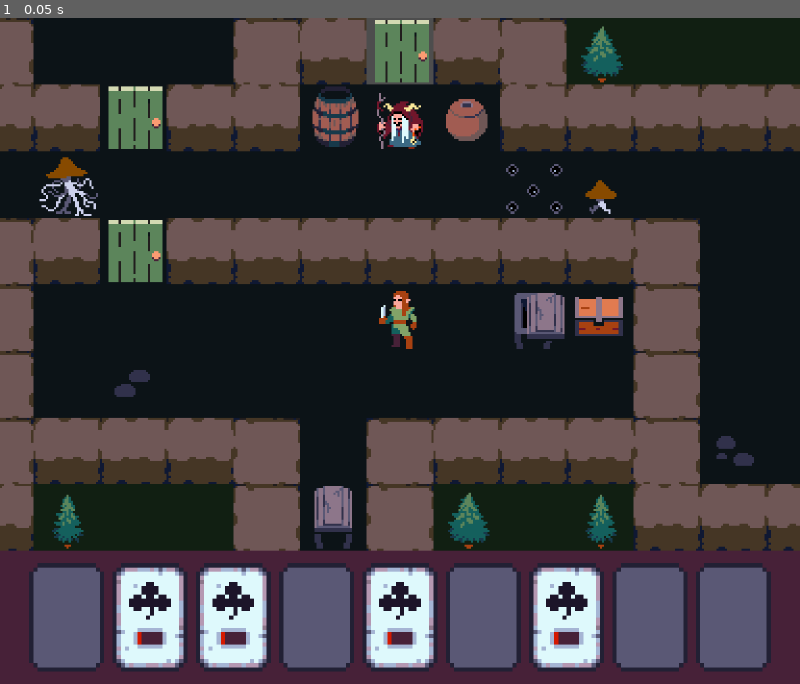
Above: before the commit, frame 1.
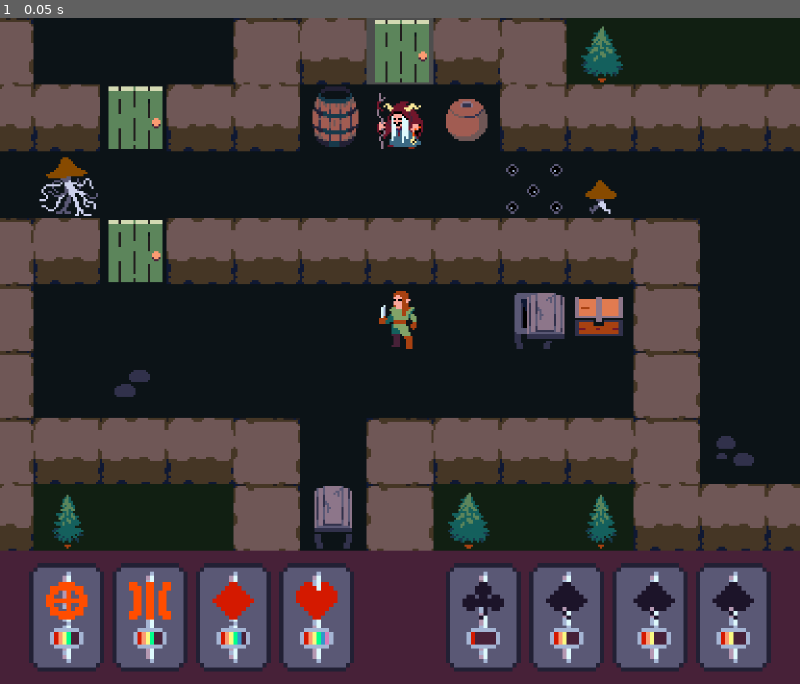
Above: after the commit, the same moment.

Repository: MisuseofMana/fe-chapter-godot
Game: Godot game, scene res://scenes/world.tscn
Same seed, same stepped clock (60 frames per second), same inputs: the game is played once before the commit and once after it.
Inputs:
- Up to frame 1 (0.05 s): no input

The runs differ from the first frame. In frame 1, 6.4% of the frame differs, in the area x 5-95%, y 81-99%.

Commit message:
card wrangling

Diff:
--- a/cards/abstract_card/card_base.gd
+++ b/cards/abstract_card/card_base.gd
@@ -1,3 +1,4 @@
+@tool
 extends Sprite2D
 class_name AbstractCard
 
--- a/cards/abstract_card/card_base.tscn
+++ b/cards/abstract_card/card_base.tscn
@@ -1,12 +1,13 @@
 [gd_scene load_steps=5 format=3 uid="uid://bb7gepmf8q7sj"]
 
-[ext_resource type="Script" path="res://cards/abstract_card/card_base.gd" id="1_7fqoo"]
-[ext_resource type="Texture2D" uid="uid://bpdg2e184l73l" path="res://assets/cards/card_texture/card_texture1.png" id="1_ddgh8"]
+[ext_resource type="Script" uid="uid://cwq7md6smlmj0" path="res://cards/abstract_card/card_base.gd" id="1_7fqoo"]
+[ext_resource type="Texture2D" uid="uid://tjvjnk1pwnlx" path="res://assets/cards/card_texture/card_textures.png" id="1_bdmmp"]
 [ext_resource type="Texture2D" uid="uid://cia7inarpynk5" path="res://assets/cards/card_strength/strength1.png" id="3_ikotl"]
 [ext_resource type="Texture2D" uid="uid://b62o6xgke0wvr" path="res://assets/cards/suits/club.png" id="3_t3dud"]
 
 [node name="CardBase" type="Sprite2D"]
-texture = ExtResource("1_ddgh8")
+texture = ExtResource("1_bdmmp")
+hframes = 8
 region_rect = Rect2(0, 0, 96, 144)
 script = ExtResource("1_7fqoo")
 
--- a/cards/abstract_card/card_resources/card_detail_base.gd
+++ b/cards/abstract_card/card_resources/card_detail_base.gd
@@ -8,6 +8,7 @@
 	SPADE,
 	CROSS,
 	WAVE,
+	STAR,
 }
 
 @export var card_name : StringName = ''
@@ -16,6 +17,7 @@
 @export var suit_texture : Texture2D
 @export var card_bar_texture : Texture2D
 
+@export var destroy_effects : Array[Resource]
 @export var card_cost : int = 0
 
 @export_category('Card Stats')
--- a/cards/abstract_card/card_resources/variants/attack_card.tres
+++ b/cards/abstract_card/card_resources/variants/attack_card.tres
@@ -12,6 +12,7 @@
 card_texture = ExtResource("2_wt05o")
 suit_texture = ExtResource("4_5x44u")
 card_bar_texture = ExtResource("1_x2vei")
+destroy_effects = Array[Resource]([])
 card_cost = 1
 movement_value = 0
 power_value = 0
--- /dev/null
+++ b/cards/abstract_card/card_resources/variants/defense_card.tres
@@ -0,0 +1,19 @@
+[gd_resource type="Resource" script_class="AbstractCardDetails" load_steps=5 format=3 uid="uid://dibmsy8auca5t"]
+
+[ext_resource type="Texture2D" uid="uid://bm2s5hurijmwm" path="res://assets/cards/card_strength/strength3.png" id="1_eb15f"]
+[ext_resource type="Script" uid="uid://dpjghe1cqo76r" path="res://cards/abstract_card/card_resources/card_detail_base.gd" id="1_yvp75"]
+[ext_resource type="Texture2D" uid="uid://cgmvr5tf580va" path="res://assets/cards/card_texture/card_texture2.png" id="2_xt7kk"]
+[ext_resource type="Texture2D" uid="uid://fjtydnp7cw3" path="res://assets/cards/suits/spade.png" id="4_xika0"]
+
+[resource]
+script = ExtResource("1_yvp75")
+card_name = &"Defense"
+card_type = 3
+card_texture = ExtResource("2_xt7kk")
+suit_texture = ExtResource("4_xika0")
+card_bar_texture = ExtResource("1_eb15f")
+destroy_effects = Array[Resource]([null, null, null])
+card_cost = 2
+movement_value = 0
+power_value = 0
+card_description = ""
--- /dev/null
+++ b/cards/abstract_card/card_resources/variants/health_card.tres
@@ -0,0 +1,19 @@
+[gd_resource type="Resource" script_class="AbstractCardDetails" load_steps=5 format=3 uid="uid://0w3655o87wmu"]
+
+[ext_resource type="Script" uid="uid://dpjghe1cqo76r" path="res://cards/abstract_card/card_resources/card_detail_base.gd" id="1_8kph1"]
+[ext_resource type="Texture2D" uid="uid://6wv3nfwaw6b2" path="res://assets/cards/card_strength/strength6.png" id="1_r121j"]
+[ext_resource type="Texture2D" uid="uid://b3fde5g7g7mke" path="res://assets/cards/card_texture/card_texture6.png" id="2_d6d2l"]
+[ext_resource type="Texture2D" uid="uid://blbbo748x4d28" path="res://assets/cards/suits/heart.png" id="4_yqbr4"]
+
+[resource]
+script = ExtResource("1_8kph1")
+card_name = &"Heal"
+card_type = 0
+card_texture = ExtResource("2_d6d2l")
+suit_texture = ExtResource("4_yqbr4")
+card_bar_texture = ExtResource("1_r121j")
+destroy_effects = Array[Resource]([])
+card_cost = 0
+movement_value = 0
+power_value = 0
+card_description = ""
--- /dev/null
+++ b/cards/abstract_card/card_resources/variants/mark_card.tres
@@ -0,0 +1,20 @@
+[gd_resource type="Resource" script_class="AbstractCardDetails" load_steps=5 format=3 uid="uid://bcq1b3hapiwer"]
+
+[ext_resource type="Texture2D" uid="uid://dk34o0kxqbbjw" path="res://assets/cards/card_strength/strength4.png" id="1_bkbrt"]
+[ext_resource type="Texture2D" uid="uid://n0afdi5g4623" path="res://assets/cards/card_texture/card_texture8.png" id="2_2ulva"]
+[ext_resource type="Script" uid="uid://dpjghe1cqo76r" path="res://cards/abstract_card/card_resources/card_detail_base.gd" id="3_qbrqu"]
+[ext_resource type="Texture2D" uid="uid://d0aod8n7n7mme" path="res://assets/cards/suits/cross.png" id="4_6hd8q"]
+
+[resource]
+script = ExtResource("3_qbrqu")
+card_name = &"Mark"
+card_type = 4
+card_texture = ExtResource("2_2ulva")
+suit_texture = ExtResource("4_6hd8q")
+card_bar_texture = ExtResource("1_bkbrt")
+destroy_effects = Array[Resource]([])
+card_cost = 0
+movement_value = 0
+power_value = 0
+card_description = ""
+metadata/_custom_type_script = "uid://dpjghe1cqo76r"
--- /dev/null
+++ b/cards/abstract_card/card_resources/variants/star_card.tres
@@ -0,0 +1,14 @@
+[gd_resource type="Resource" script_class="AbstractCardDetails" load_steps=2 format=3 uid="uid://cgm2mf3bqq7xd"]
+
+[ext_resource type="Script" uid="uid://dpjghe1cqo76r" path="res://cards/abstract_card/card_resources/card_detail_base.gd" id="1_ftm74"]
+
+[resource]
+script = ExtResource("1_ftm74")
+card_name = &"Star"
+card_type = 6
+destroy_effects = Array[Resource]([])
+card_cost = 0
+movement_value = 0
+power_value = 0
+card_description = ""
+metadata/_custom_type_script = "uid://dpjghe1cqo76r"
--- /dev/null
+++ b/cards/abstract_card/card_resources/variants/treasure_card.tres
@@ -0,0 +1,19 @@
+[gd_resource type="Resource" script_class="AbstractCardDetails" load_steps=5 format=3 uid="uid://cfmnuy2f7o3w2"]
+
+[ext_resource type="Script" uid="uid://dpjghe1cqo76r" path="res://cards/abstract_card/card_resources/card_detail_base.gd" id="1_dfk0p"]
+[ext_resource type="Texture2D" uid="uid://bbw63scyow2sn" path="res://assets/cards/card_strength/strength5.png" id="1_gnjn3"]
+[ext_resource type="Texture2D" uid="uid://n0afdi5g4623" path="res://assets/cards/card_texture/card_texture8.png" id="2_g2jvo"]
+[ext_resource type="Texture2D" uid="uid://0idtalyg2vdp" path="res://assets/cards/suits/diamond.png" id="4_yvaky"]
+
+[resource]
+script = ExtResource("1_dfk0p")
+card_name = &"Diamond"
+card_type = 1
+card_texture = ExtResource("2_g2jvo")
+suit_texture = ExtResource("4_yvaky")
+card_bar_texture = ExtResource("1_gnjn3")
+destroy_effects = Array[Resource]([])
+card_cost = 0
+movement_value = 0
+power_value = 0
+card_description = ""
--- /dev/null
+++ b/cards/abstract_card/card_resources/variants/wave_card.tres
@@ -0,0 +1,20 @@
+[gd_resource type="Resource" script_class="AbstractCardDetails" load_steps=5 format=3 uid="uid://2plxoe3qb8l6"]
+
+[ext_resource type="Texture2D" uid="uid://dk34o0kxqbbjw" path="res://assets/cards/card_strength/strength4.png" id="1_ixssw"]
+[ext_resource type="Texture2D" uid="uid://d0yueoc6f4a7q" path="res://assets/cards/card_texture/card_texture4.png" id="2_s6u58"]
+[ext_resource type="Script" uid="uid://dpjghe1cqo76r" path="res://cards/abstract_card/card_resources/card_detail_base.gd" id="3_3y4fi"]
+[ext_resource type="Texture2D" uid="uid://cjmlabguykcml" path="res://assets/cards/suits/wave.png" id="4_mxbmr"]
+
+[resource]
+script = ExtResource("3_3y4fi")
+card_name = &"Wave"
+card_type = 5
+card_texture = ExtResource("2_s6u58")
+suit_texture = ExtResource("4_mxbmr")
+card_bar_texture = ExtResource("1_ixssw")
+destroy_effects = Array[Resource]([])
+card_cost = 0
+movement_value = 0
+power_value = 0
+card_description = ""
+metadata/_custom_type_script = "uid://dpjghe1cqo76r"
--- a/project.godot
+++ b/project.godot
@@ -12,7 +12,7 @@
 
 config/name="fe-chapter-godot"
 run/main_scene="res://scenes/world.tscn"
-config/features=PackedStringArray("4.3", "Mobile")
+config/features=PackedStringArray("4.4", "Mobile")
 config/icon="res://icon.svg"
 
 [display]
--- /dev/null
+++ b/scenes/world.gd
@@ -0,0 +1,8 @@
+@tool
+extends Node2D
+
+@export_tool_button('Trigger Track')
+var track_callable = trigger_track()
+
+func trigger_track():
+	pass
--- a/scenes/world.tscn
+++ b/scenes/world.tscn
@@ -1,14 +1,26 @@
-[gd_scene load_steps=8 format=4 uid="uid://bf6l6gw486uwb"]
+[gd_scene load_steps=19 format=4 uid="uid://bf6l6gw486uwb"]
 
 [ext_resource type="TileSet" uid="uid://cv5hbh50gwf0m" path="res://assets/LevelTiles.tres" id="1_m33p3"]
+[ext_resource type="Script" uid="uid://b8li47pawi7q3" path="res://scenes/world.gd" id="1_os6r6"]
 [ext_resource type="Texture2D" uid="uid://h2ekex2vx1a0" path="res://assets/cards/gradient.png" id="2_itdnq"]
 [ext_resource type="Texture2D" uid="uid://bnk3f140ylwv" path="res://assets/cards/card_slot/slot.png" id="3_h5ji5"]
 [ext_resource type="PackedScene" uid="uid://bb7gepmf8q7sj" path="res://cards/abstract_card/card_base.tscn" id="4_80a6n"]
+[ext_resource type="Texture2D" uid="uid://b3fde5g7g7mke" path="res://assets/cards/card_texture/card_texture6.png" id="5_fc4dr"]
+[ext_resource type="Resource" uid="uid://0w3655o87wmu" path="res://cards/abstract_card/card_resources/variants/health_card.tres" id="5_o4qmv"]
 [ext_resource type="Resource" uid="uid://dokcxi0d0gij" path="res://cards/abstract_card/card_resources/variants/attack_card.tres" id="5_tf7yf"]
+[ext_resource type="Texture2D" uid="uid://d0yueoc6f4a7q" path="res://assets/cards/card_texture/card_texture4.png" id="6_7t5mc"]
+[ext_resource type="Texture2D" uid="uid://cgmvr5tf580va" path="res://assets/cards/card_texture/card_texture2.png" id="6_d0im5"]
 [ext_resource type="Texture2D" uid="uid://b7e7la8o8r8ni" path="res://assets/sprites/rogues.png" id="6_rgjgb"]
+[ext_resource type="Resource" uid="uid://dibmsy8auca5t" path="res://cards/abstract_card/card_resources/variants/defense_card.tres" id="6_yuwje"]
+[ext_resource type="Resource" uid="uid://2plxoe3qb8l6" path="res://cards/abstract_card/card_resources/variants/wave_card.tres" id="7_dss4m"]
 [ext_resource type="Texture2D" uid="uid://df4pma30vxaip" path="res://assets/sprites/monsters.png" id="7_gmfoo"]
+[ext_resource type="Resource" uid="uid://bcq1b3hapiwer" path="res://cards/abstract_card/card_resources/variants/mark_card.tres" id="8_xo05s"]
+[ext_resource type="Resource" uid="uid://cfmnuy2f7o3w2" path="res://cards/abstract_card/card_resources/variants/treasure_card.tres" id="10_e8gpj"]
+[ext_resource type="Texture2D" uid="uid://n0afdi5g4623" path="res://assets/cards/card_texture/card_texture8.png" id="11_lghfo"]
+[ext_resource type="Texture2D" uid="uid://bpdg2e184l73l" path="res://assets/cards/card_texture/card_texture1.png" id="14_lakw3"]
 
 [node name="World" type="Node2D"]
+script = ExtResource("1_os6r6")
 
 [node name="Level" type="Node2D" parent="."]
 position = Vector2(8, 0)
@@ -49,10 +61,6 @@
 position = Vector2(60, 0)
 texture = ExtResource("3_h5ji5")
 
-[node name="Slot5" type="Sprite2D" parent="CardSlots"]
-position = Vector2(80, 0)
-texture = ExtResource("3_h5ji5")
-
 [node name="Slot6" type="Sprite2D" parent="CardSlots"]
 position = Vector2(100, 0)
 texture = ExtResource("3_h5ji5")
@@ -73,19 +81,43 @@
 
 [node name="CardBase2" parent="Cards" instance=ExtResource("4_80a6n")]
 position = Vector2(36, 144)
-card = ExtResource("5_tf7yf")
+texture = ExtResource("6_7t5mc")
+card = ExtResource("7_dss4m")
+
+[node name="CardBase6" parent="Cards" instance=ExtResource("4_80a6n")]
+position = Vector2(16, 144)
+texture = ExtResource("11_lghfo")
+card = ExtResource("8_xo05s")
+
+[node name="CardBase7" parent="Cards" instance=ExtResource("4_80a6n")]
+position = Vector2(76, 144)
+texture = ExtResource("5_fc4dr")
+card = ExtResource("5_o4qmv")
 
 [node name="CardBase3" parent="Cards" instance=ExtResource("4_80a6n")]
 position = Vector2(136, 144)
-card = ExtResource("5_tf7yf")
+texture = ExtResource("6_d0im5")
+card = ExtResource("6_yuwje")
+
+[node name="CardBase8" parent="Cards" instance=ExtResource("4_80a6n")]
+position = Vector2(157, 144)
+texture = ExtResource("6_d0im5")
+card = ExtResource("6_yuwje")
+
+[node name="CardBase9" parent="Cards" instance=ExtResource("4_80a6n")]
+position = Vector2(176, 144)
+texture = ExtResource("6_d0im5")
+card = ExtResource("6_yuwje")
 
 [node name="CardBase4" parent="Cards" instance=ExtResource("4_80a6n")]
-position = Vector2(96, 144)
+position = Vector2(116, 144)
+texture = ExtResource("14_lakw3")
 card = ExtResource("5_tf7yf")
 
 [node name="CardBase5" parent="Cards" instance=ExtResource("4_80a6n")]
 position = Vector2(56, 144)
-card = ExtResource("5_tf7yf")
+texture = ExtResource("11_lghfo")
+card = ExtResource("10_e8gpj")
 
 [node name="Sprite2D3" type="Sprite2D" parent="."]
 position = Vector2(96, 72)
Binary file added: assets/cards/card_texture/basic_card_sheet.png
Not shown, added: assets/cards/card_texture/basic_card_sheet.png.import
Not shown, added: cards/abstract_card/card_base.gd.uid
Not shown, added: cards/abstract_card/card_resources/card_detail_base.gd.uid
Not shown: 1 places in cards/abstract_card/card_resources/variants/attack_card.tres that only renumber resources
Not shown, added: scenes/world.gd.uid
